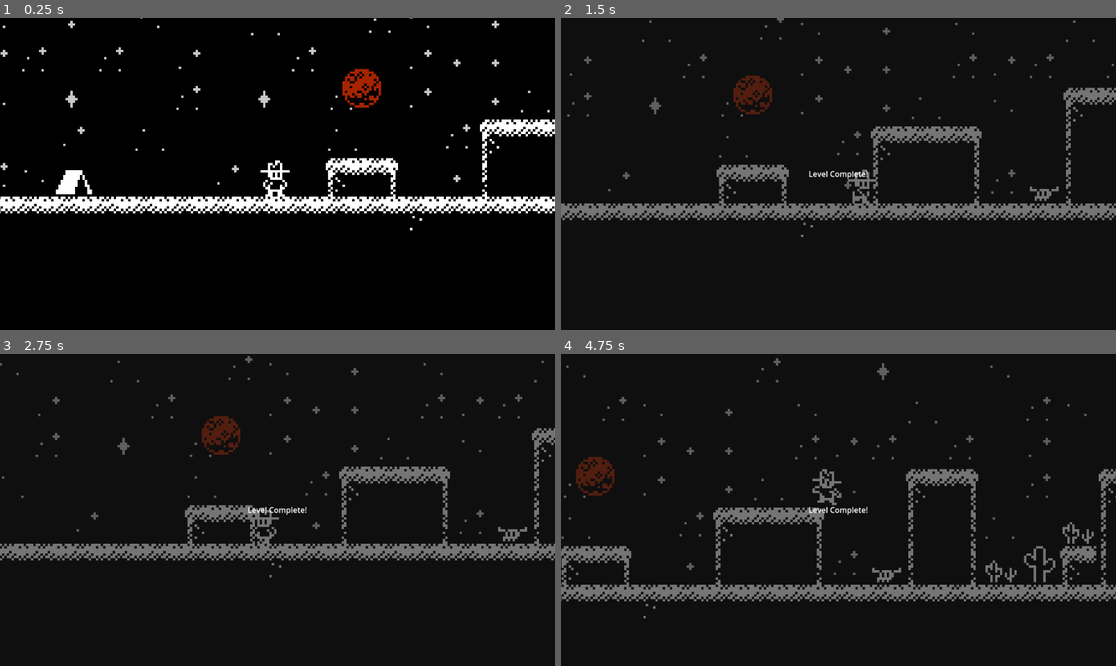
Above: before the commit, frames 1-4 (two rows, left to right).
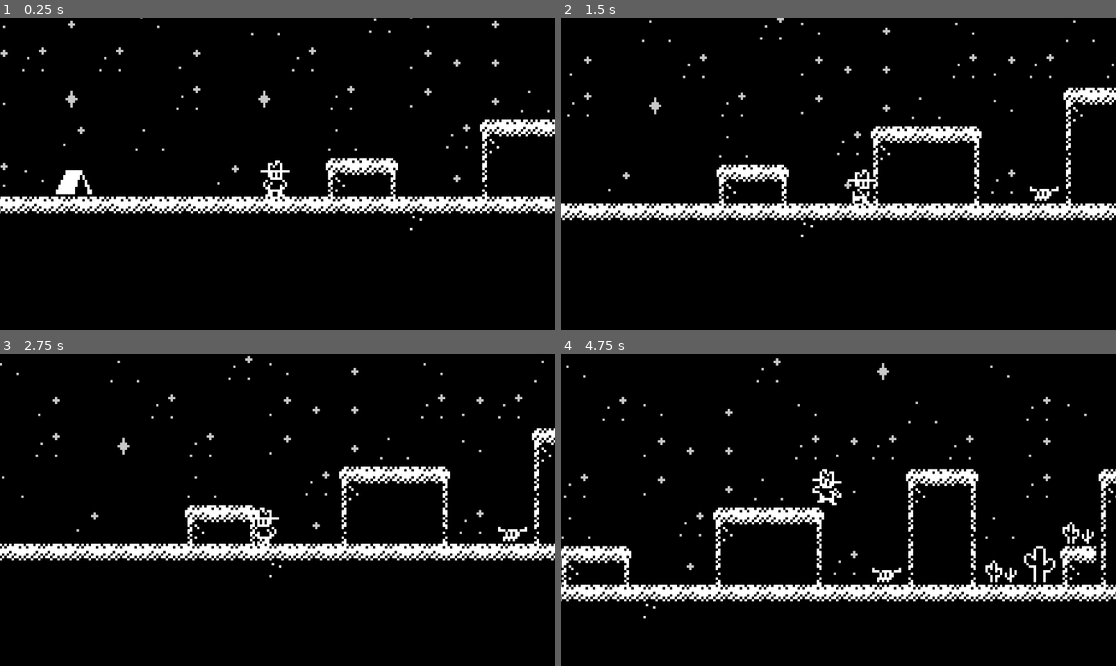
Above: after the commit, the same moments.

Repository: Tortiz-CSUF/western-noir-platformer
Game: Godot game, scene res://Sample_Scene.tscn
The game is run twice, just before and just after one commit, with the same random seed, the same clock (stepped at 60 frames per second) and the same inputs.
Inputs:
- Up to frame 1 (0.25 s): no input
- Up to frame 2 (1.5 s): hold D (move_right) from 0.53 s (still down); tap Space (jump) at 0.77 s
- Up to frame 3 (2.75 s): tap Space (jump) at 1.52 s; release D (move_right) at 2.03 s; hold A (move_left) from 2.03 s (still down)
- Up to frame 4 (4.75 s): release A (move_left) at 2.78 s; hold D (move_right) 2.78-4.28 s; tap Space (jump) at 3.02, 3.77, 4.52 s; hold A (move_left) from 4.28 s (still down)

The runs differ from the first frame. In frame 1, 0.5% of the frame differs, in the area x 61-69%, y 16-29%; in frame 2, 7.7%; in frame 3, 7.5%; in frame 4, 9.2%, in the area x 0-100%, y 1-85%.

Commit message:
Added freeze() to Player_Movement script
- Added a freeze function to make the player unable to move when the level is completed.

Diff:
--- a/Player_Movement.gd
+++ b/Player_Movement.gd
@@ -11,6 +11,8 @@
 
 @onready var anim: AnimatedSprite2D = $AnimatedSprite2D
 @onready var cam: Camera2D = $Camera2D
+
+var frozen: bool = false
 
 func _ready() -> void:
 	# camera follow and zoom for character
@@ -39,6 +41,14 @@
 
 	_update_anim(dir)
 
+	if frozen:
+		velocity = Vector2.ZERO
+		MOVE_SPEED = 0
+		JUMP_VELOCITY = 0
+		move_and_slide()
+		anim.play("idle")
+		return
+
 func _update_anim(dir: float) -> void:
 	if anim == null:
 		return
@@ -65,3 +75,8 @@
 	# PLay if available
 	if frames.has_animation(target) and anim.animation != target:
 		anim.play(target)
+
+
+func freeze() -> void:
+	frozen = true
+	velocity = Vector2.ZERO
--- a/Sample_Scene.tscn
+++ b/Sample_Scene.tscn
@@ -296,7 +296,7 @@
 
 [node name="MoonGoal" type="Area2D" parent="."]
 modulate = Color(0.6496355, 0.14162233, 1.92523e-07, 1)
-position = Vector2(176, 579)
+position = Vector2(1100, 494)
 script = ExtResource("3_l2alr")
 UI_PATH = NodePath("../ClearanceUI")
 PLAYER_PATH = NodePath("../Player")
@@ -354,6 +354,7 @@
 custom_minimum_size = Vector2(500, 200)
 layout_mode = 2
 size_flags_vertical = 1
+theme_override_font_sizes/font_size = 72
 horizontal_alignment = 1
 vertical_alignment = 1
 autowrap_mode = 2
